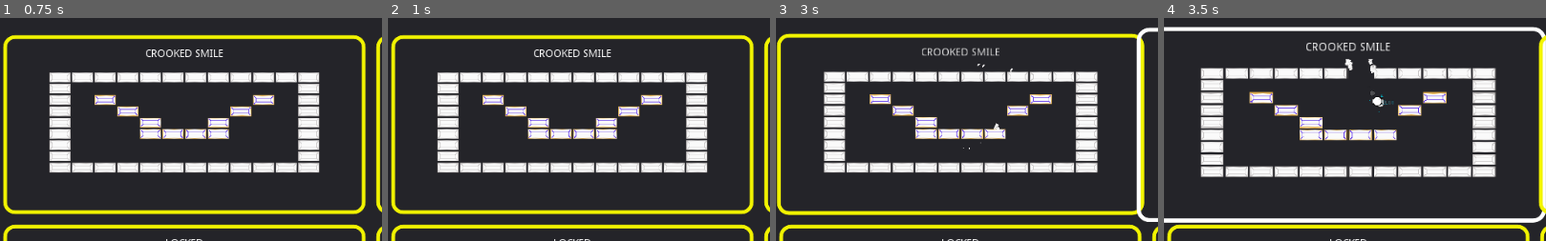
Above: before the commit, frames 1-4 (left to right).
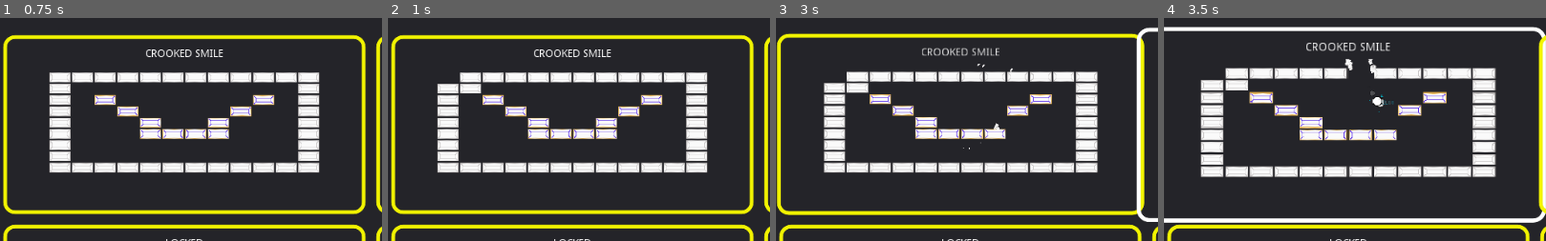
Above: after the commit, the same moments.

Repository: Anatolij-Grigorjev/Breakout4Godot
Game: Godot game, scene res://menus/StageSelectMenu.tscn
The game is run twice, just before and just after one commit, with the same random seed, the same clock (stepped at 60 frames per second) and the same inputs.
Inputs (mouse positions are % of the whole screen's width and height, from its top left):
- Up to frame 1 (0.75 s): tap Enter (ui_accept) at 0.5 s; move the mouse to (45, 70) at 0.52 s; hold Right (paddle_right) from 0.53 s (still down); tap Space (paddle_launch_ball) at 0.6 s; click (45, 70) at 0.67 s
- Up to frame 2 (1 s): keep holding Right (paddle_right); tap Enter (ui_accept) at 0.77 s
- Up to frame 3 (3 s): release Right (paddle_right) at 1.25 s; tap Enter (ui_accept) at 1.25 s; drag from (80, 65) to (45, 70) at 1.27 s; move the mouse to (20, 35) at 2.02 s; hold Left (paddle_left) 2.03-2.75 s; tap Alt at 2.1 s; drag from (55, 50) to (20, 35) at 2.77 s
- Up to frame 4 (3.5 s): no input
The pictures show only the part of the screen within x 2-52%, y 10-60%; the shares and areas given below are measured in that part.

Frame 1 is identical in both runs. In frame 2, 0.5% of the frame differs, in the area x 12-25%, y 24-34%; in frame 3, 0.5%; in frame 4, 0.6%, in the area x 9-22%, y 22-33%.

Commit message:
fix configurable bircks mover for brickmap

Diff:
--- a/game/bricks/BricksMap.gd
+++ b/game/bricks/BricksMap.gd
@@ -75,6 +75,13 @@
 		set_cellv(saved_pos, Utils.nvl(initial_bricks_snapshot[saved_pos], INVALID_CELL))
 
 
+func swap_bricks(pos1: Vector2, pos2: Vector2):
+	var source_tile_type = get_cellv(pos1)
+	var target_tile_type = get_cellv(pos2)
+	set_cellv(pos1, target_tile_type)
+	set_cellv(pos2, source_tile_type)
+
+
 func _clear_bricks():
 	clear()
 
--- a/game/bricks/BricksMapSmile.tscn
+++ b/game/bricks/BricksMapSmile.tscn
@@ -1,8 +1,9 @@
-[gd_scene load_steps=5 format=2]
+[gd_scene load_steps=6 format=2]
 
 [ext_resource path="res://bricks/WhiteBricks.tres" type="TileSet" id=1]
 [ext_resource path="res://bricks/BrickMap.tscn" type="PackedScene" id=2]
 [ext_resource path="res://shaders/sprite_outline.shader" type="Shader" id=3]
+[ext_resource path="res://bricks/BricksMover.tscn" type="PackedScene" id=4]
 
 [sub_resource type="ShaderMaterial" id=3]
 shader = ExtResource( 3 )
@@ -14,3 +15,8 @@
 tile_set = ExtResource( 1 )
 cell_size = Vector2( 64, 32 )
 tile_data = PoolIntArray( 0, 0, 0, 1, 0, 0, 2, 0, 0, 3, 0, 0, 4, 0, 0, 5, 0, 0, 6, 0, 0, 7, 0, 0, 8, 0, 0, 9, 0, 0, 10, …(582 unchanged characters)…
+
+[node name="BricksMover" parent="." index="2" instance=ExtResource( 4 )]
+brick_positions_sequences = {
+Vector2( 0, 0 ): [ Vector2( 0, 0 ), Vector2( 1, 1 ) ]
+}
--- a/game/bricks/BricksMover.gd
+++ b/game/bricks/BricksMover.gd
@@ -18,10 +18,11 @@
 # the values should be lists of Vector2 positions to be
 # used in the movement of the brick. First position should be same as key.
 # Ex:
+# ```
 # {
 #	(0;0): [(0;0), (0;1), (0;2)]
 # }
-#
+# ```
 export(Dictionary) var brick_positions_sequences := {}
 export(CHANGES) var positions_change_mode = CHANGES.CYCLE
 export(float) var position_time := 1.0
@@ -65,17 +66,15 @@
 func _advance_cycle_positions(brick_initial_pos: Vector2, sequence: Array, cycle_pos: int):
 
 	var current_tile_pos = sequence[cycle_pos]
-	var current_tile_type = brickmap.get_cellv(current_tile_pos)
-	if current_tile_type == TileMap.INVALID_CELL:
-		return
-
 	var next_pos = cycle_pos + 1
 	# advancing through some middle positions - just advance
 	if sequence.size() > next_pos:
+		cycles_steps[brick_initial_pos] = next_pos
 		var new_position = sequence[next_pos]
-		brickmap.set_cellv(new_position, current_tile_type)
+		brickmap.swap_bricks(current_tile_pos, new_position)
+
 	#final position, change mode determines where they go from here
 	elif sequence.size() == next_pos:
 		#for now just alwasy cycle
 		cycles_steps[brick_initial_pos] = 0
-		brickmap.set_cellv(brick_initial_pos, current_tile_type)
+		brickmap.swap_bricks(current_tile_pos, brick_initial_pos)
